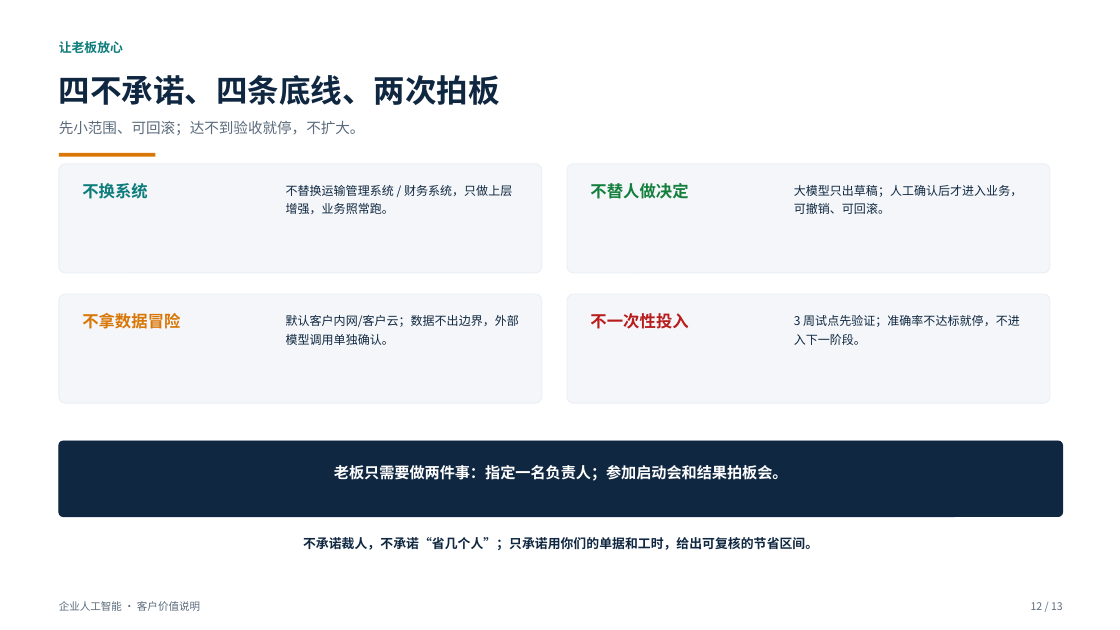
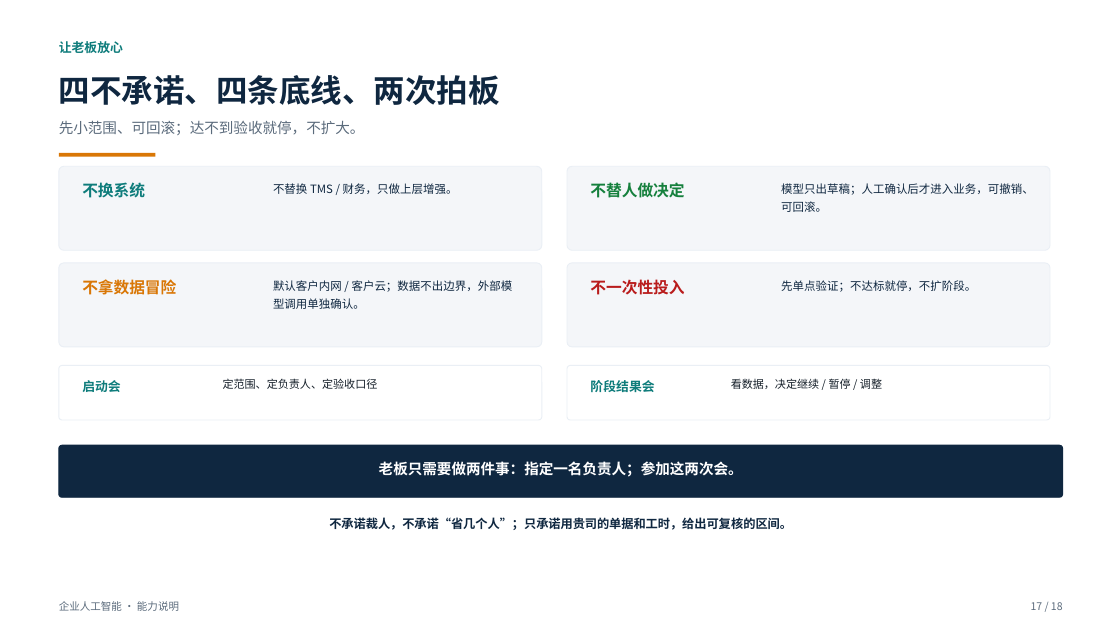
Before and after one commit to roma007/Enterprise-AI, a slide deck: slide 17 of 会客包/reports/客户老板版_系统能力介绍_2026-11-08.pptx (slide 12 before the commit). Drawn at 1120x630 pixels with LibreOffice and Linux fonts; fonts in the diff are those of the drawing. Boxes give left, top, right and bottom in pixels: in the first picture for what was removed or moved away, otherwise in the second. Text is boxed around its words. In the diff, an @@ line names an element or a change of style, - is before the commit and + after.

Commit message:
docs(会客包): 客户老板版 PPT 重构为 18 页
图无影响：仅客户版 PPT、讲稿与会客材料；按好处/能力/表现/做法/条件重排，覆盖 AI-41~AI-50 已实现/演示能力，未改实施全景图节点。

```diff
--- a/会客包/reports/客户老板版_系统能力介绍_2026-11-08.pptx
+++ b/会客包/reports/客户老板版_系统能力介绍_2026-11-08.pptx
@@ rounded rectangle: place and size @@
-rounded rectangle at <box>59,164,542,273</box>
+rounded rectangle at <box>59,166,542,250</box>
@@ rounded rectangle: place and size @@
-rounded rectangle at <box>567,164,1050,273</box>
+rounded rectangle at <box>567,166,1050,250</box>
@@ text at <box>273,183,458,194</box>: text changed; size 10.3 to 9.8 pt @@
-不替换运输管理系统 / 财务系统，只做上层增强，业务照常跑。
+不替换 TMS / 财务，只做上层增强。
@@ text at <box>781,183,1034,212</box>: text changed; size 10.3 to 9.8 pt @@
-大模型只出草稿；人工确认后才进入业务，可撤销、可回滚。
+模型只出草稿；人工确认后才进入业务，可撤销、可回滚。
@@ rounded rectangle: place and size @@
-rounded rectangle at <box>59,294,542,403</box>
+rounded rectangle at <box>59,263,542,347</box>
@@ rounded rectangle: place and size @@
-rounded rectangle at <box>567,294,1050,403</box>
+rounded rectangle at <box>567,263,1050,347</box>
@@ size 14 to 13.5 pt in 4 elements at <box>590,182,684,198</box>, <box>82,182,145,198</box>, <box>590,279,684,295</box>, <box>82,279,176,295</box> @@
@@ text "不拿数据冒险": place and size @@
-text "不拿数据冒险" at <box>82,313,180,329</box>
+text "不拿数据冒险" at <box>82,279,176,295</box>
@@ text at <box>273,280,513,309</box>: text changed; size 10.3 to 9.8 pt @@
-默认客户内网/客户云；数据不出边界，外部模型调用单独确认。
+默认客户内网 / 客户云；数据不出边界，外部模型调用单独确认。
@@ text "不一次性投入": place and size @@
-text "不一次性投入" at <box>590,313,688,329</box>
+text "不一次性投入" at <box>590,279,684,295</box>
@@ text at <box>781,280,976,292</box>: text changed; size 10.3 to 9.8 pt @@
-3 周试点先验证；准确率不达标就停，不进入下一阶段。
+先单点验证；不达标就停，不扩阶段。
@@ rounded rectangle added at <box>59,365,542,420</box>, fill #FFFFFF, outline #EAEFF5 0.8 pt @@
@@ text added at <box>82,380,121,392</box>, 11 pt, text #0E7C7B, bold @@
+启动会
@@ text added at <box>223,378,378,389</box>, 9.5 pt, text #16202A @@
+定范围、定负责人、定验收口径
@@ rounded rectangle added at <box>567,365,1050,420</box>, fill #FFFFFF, outline #EAEFF5 0.8 pt @@
@@ text added at <box>590,380,654,392</box>, 11 pt, text #0E7C7B, bold @@
+阶段结果会
@@ text added at <box>731,378,882,389</box>, 9.5 pt, text #16202A @@
+看数据，决定继续 / 暂停 / 调整
@@ rounded rectangle: place and size @@
-rounded rectangle at <box>59,441,1063,517</box>
+rounded rectangle at <box>59,445,1063,497</box>
@@ text at <box>379,461,743,477</box>: text changed; size 13 to 12.5 pt @@
-老板只需要做两件事：指定一名负责人；参加启动会和结果拍板会。
+老板只需要做两件事：指定一名负责人；参加这两次会。
@@ text at <box>329,517,792,530</box>: text changed; size 11 to 10.5 pt @@
-不承诺裁人，不承诺“省几个人”；只承诺用你们的单据和工时，给出可复核的节省区间。
+不承诺裁人，不承诺“省几个人”；只承诺用贵司的单据和工时，给出可复核的区间。
@@ text at <box>59,601,179,611</box>: text changed @@
-企业人工智能 · 客户价值说明
+企业人工智能 · 能力说明
@@ text at <box>1031,602,1063,610</box>: text changed @@
-12 / 13
+17 / 18
```
Also in this commit, not shown: 3 other slides changed, 14 slides added, 9 slides removed, 6 other files.
